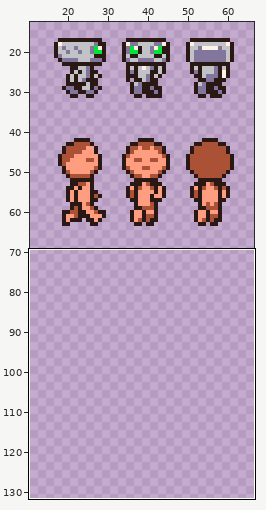
Pixel-art file -- assets/chars.aseprite. Above, an overview of the earlier version with the close-up marked.
Close-up. The starting point:
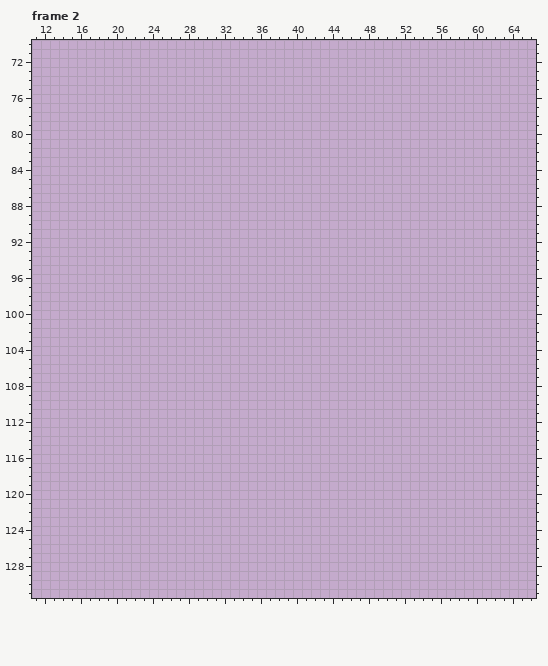
256x256 pixels, 4 frames. Shown: frame 2: x 11..66, y 70..131. The wide view leaves out empty margins. The commit also changed other frames or places, which this record leaves out.
The result:
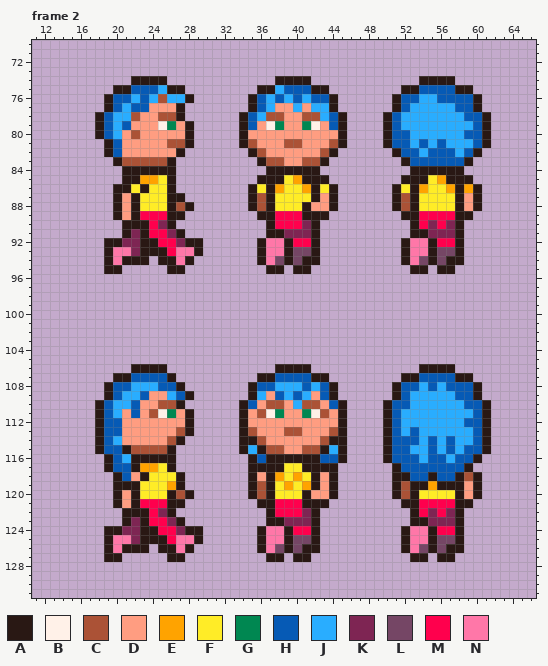
Palette (. is transparent): A #291814  B #fff1e8  C #ab5236  D #ff9d81  E #ffa300  F #ffec27  G #008751  H #065ab5  J #29adff  K #7e2553  L #754665  M #ff004d  N #ff77a8
Message: npc sprites and initial tiles
Difference:
layer "npc2" added
layer "npc1" added
--- frame 2, layers "npc1", "npc2"
@@ x 11..66 @@
  73 ........................................................
- 74 ........................................................
- 75 ........................................................
- 76 ........................................................
- 77 ........................................................
- 78 ........................................................
- 79 ........................................................
- 80 ........................................................
- 81 ........................................................
- 82 ........................................................
- 83 ........................................................
- 84 ........................................................
- 85 ........................................................
- 86 ........................................................
- 87 ........................................................
- 88 ........................................................
- 89 ........................................................
- 90 ........................................................
- 91 ........................................................
- 92 ........................................................
- 93 ........................................................
- 94 ........................................................
- 95 ........................................................
+ 74 ...........AAAA............AAAA............AAAA.........
+ 75 .........AAHHHJAA........AAJHHHAA........AAHHHHAA.......
+ 76 ........AHHJHJCJJA......AHJHJHJHHA......AHHJJHHHHA......
+ 77 ........AHJHHDDDA.......AHJDDJDJJA......AHJJJJJHHA......
+ 78 .......AHJJCDDCCA......AHJCCDDCCJHA....AHJJJJJJJHHA.....
+ 79 .......AHJHDDDBGDA.....AHDBGDDGBDHA....AHJJJJJJJJHA.....
+ 80 .......AHJDCDDDDDA.....ADDDDDDDDDDA....AHHJJJJJJHHA.....
+ 81 ........AHDDDDDCCA.....ACDDDCCDDDCA....AHHJHJHJJJHA.....
+ 82 ........AHDDDDDDA.......ACDDDDDDCA......AHHJHHHJHA......
+ 83 .........ACCCCCA.........ACCDDCCA........AHHHHHHA.......
+ 84 ..........AAAAAA..........AAAAAA..........AAAAAA........
+ 85 ..........AAEEFA.........AAAFEAAA........AAAFEAAA.......
+ 86 .........AAFAFFA........AFAEFFEAFA......AFAEFFEAEA......
+ 87 .........ADAFFFAA.......ACAFFFFADA......ACAFFFFADA......
+ 88 .........ADAFFFACA......ACAFFFADDA......ACAFFFFADA......
+ 89 .........ADAMMMAA........AAMMMAAA........AAMMMMAA.......
+ 90 ..........AAAMKA..........AMMMKA..........AMKMKA........
+ 91 ..........AKAMMKA.........AAKKKA..........AAKKKA........
+ 92 ........AAKKAAMMKAA......ANNAMMA.........ANNAMMA........
+ 93 ........ANNKAAAMNNA......ANNALLA.........ANNALLA........
+ 94 ........ANAAA.AANA.......ANLALAA.........ANLALAA........
+ 95 ........AA.....AA.........AA.AA...........AA.AA.........
  96 ........................................................
@@ x 11..66 @@
 105 ........................................................
-106 ........................................................
-107 ........................................................
-108 ........................................................
-109 ........................................................
-110 ........................................................
-111 ........................................................
-112 ........................................................
-113 ........................................................
-114 ........................................................
-115 ........................................................
-116 ........................................................
-117 ........................................................
-118 ........................................................
-119 ........................................................
-120 ........................................................
-121 ........................................................
-122 ........................................................
-123 ........................................................
-124 ........................................................
-125 ........................................................
-126 ........................................................
-127 ........................................................
+106 ...........AAAA............AAAA............AAAA.........
+107 .........AAHHHHA.........AAHHHHAA........AAHHHHAA.......
+108 ........AHHJJJHHA.......AHHJJJHJHA......AHHJHJHHHA......
+109 ........AHJJHDDJHA......AJDHJHJDHA......AHJJJJJHHA......
+110 .......AHJJHDDCCA......AHDCCDJCCDHA....AHHJJJJJJHHA.....
+111 .......AHJDHDCBGDA.....ADCBGDDGBCDA....AHJJJJJJJJHA.....
+112 .......AHHDDDDDDDA.....ADDDDDDDDDDA....AHJJJJJJJHHA.....
+113 .......AHHDDDDDDCA.....ACDDDCCDDDCA....AHJHJJJJJJHA.....
+114 .......AHJDDDDDCA......AACDDDDDDCAA....AHHHJHJHJJHA.....
+115 .......AHHACCCCA.......AJACCDDCCAJA....AHHJJHJHJHHA.....
+116 ........AHJAAAAA........AHAAAAAAHHA....AHHHJHHJHHA......
+117 ........AHHAEEFA........AAAAFFAAAA......AHHHHHHHA.......
+118 .........AHDAFFFA.......ADAEFEFADA......AAHHAHHACA......
+119 .........AAAFFFEA.......ACAFEFEADA......ACAAEAAADA......
+120 .........ADAFFFACA......ACAFFFADDA......ACAFFFFADA......
+121 .........ADAMMMAA........AAMMMAAA........AAMMMMAA.......
+122 ..........AAAMKA..........AMMMKA..........AMKMKA........
+123 ..........AKAMMKA.........AAKKKA..........AAKKKA........
+124 ........AAKKAAMMKAA......ANNAMMA.........ANNAMMA........
+125 ........ANNKAAAMNNA......ANNALLA.........ANNALLA........
+126 ........ANAAA.AANA.......ANLALAA.........ANLALAA........
+127 ........AA.....AA.........AA.AA...........AA.AA.........
 128 ........................................................
Boxes around the changes in both close-ups, in picture pixels (x1, y1, x2, y2):
added: (95, 76, 203, 274)
added: (239, 76, 347, 274)
added: (383, 76, 491, 274)
added: (95, 364, 203, 562)
added: (239, 364, 347, 562)
added: (383, 364, 491, 562)
